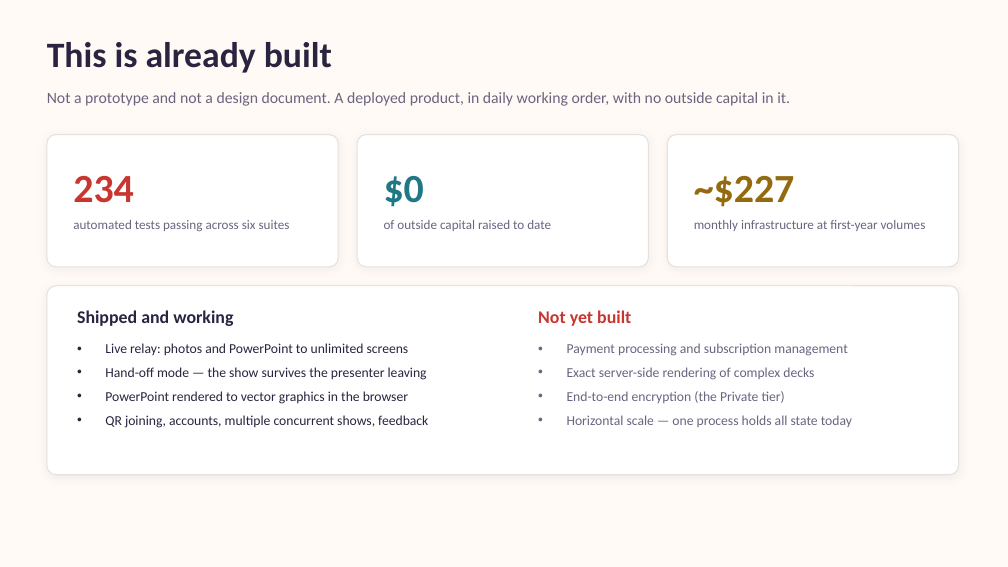
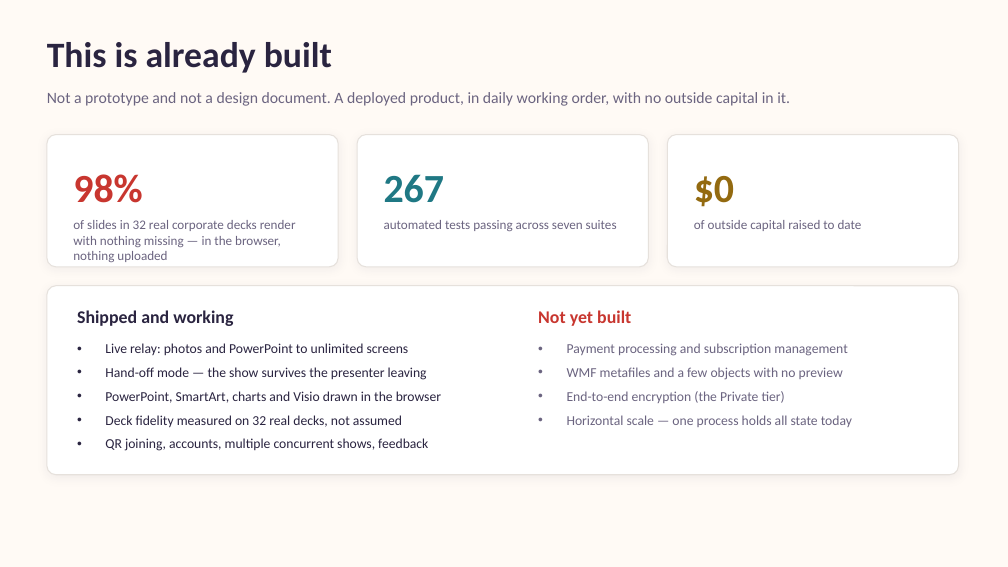
Before and after one commit to gvhc4j69nd-glitch/slideshow, a slide deck: slide 7 of docs/Vinboo-Investor-Deck.pptx. Drawn at 1008x567 pixels with LibreOffice and Linux fonts; fonts in the diff are those of the drawing. Boxes give left, top, right and bottom in pixels: in the first picture for what was removed or moved away, otherwise in the second. Text is boxed around its words. In the diff, an @@ line names an element or a change of style, - is before the commit and + after.

```diff
--- a/docs/Vinboo-Investor-Deck.pptx
+++ b/docs/Vinboo-Investor-Deck.pptx
@@ text at (73,174,142,203): text changed @@
-234
+98%
@@ text at (384,174,445,203): text changed @@
-$0
+267
@@ text at (694,176,734,207): text changed @@
-~$227
+$0
@@ text at (73,220,296,262): text changed @@
-automated tests passing across six suites
+of slides in 32 real corporate decks render with nothing missing — in the browser, nothing uploaded
@@ text at (384,220,617,231): text changed @@
-of outside capital raised to date
+automated tests passing across seven suites
@@ text at (694,220,862,231): text changed @@
-monthly infrastructure at first-year volumes
+of outside capital raised to date
@@ text at (567,367,843,380): text changed @@
-• Exact server-side rendering of complex decks
+• WMF metafiles and a few objects with no preview
@@ text at (105,391,441,428): text changed @@
-• PowerPoint rendered to vector graphics in the browser
+• PowerPoint, SmartArt, charts and Visio drawn in the browser
+• Deck fidelity measured on 32 real decks, not assumed
```
Also in this commit, not shown: 4 other slides changed, 7 other files.
